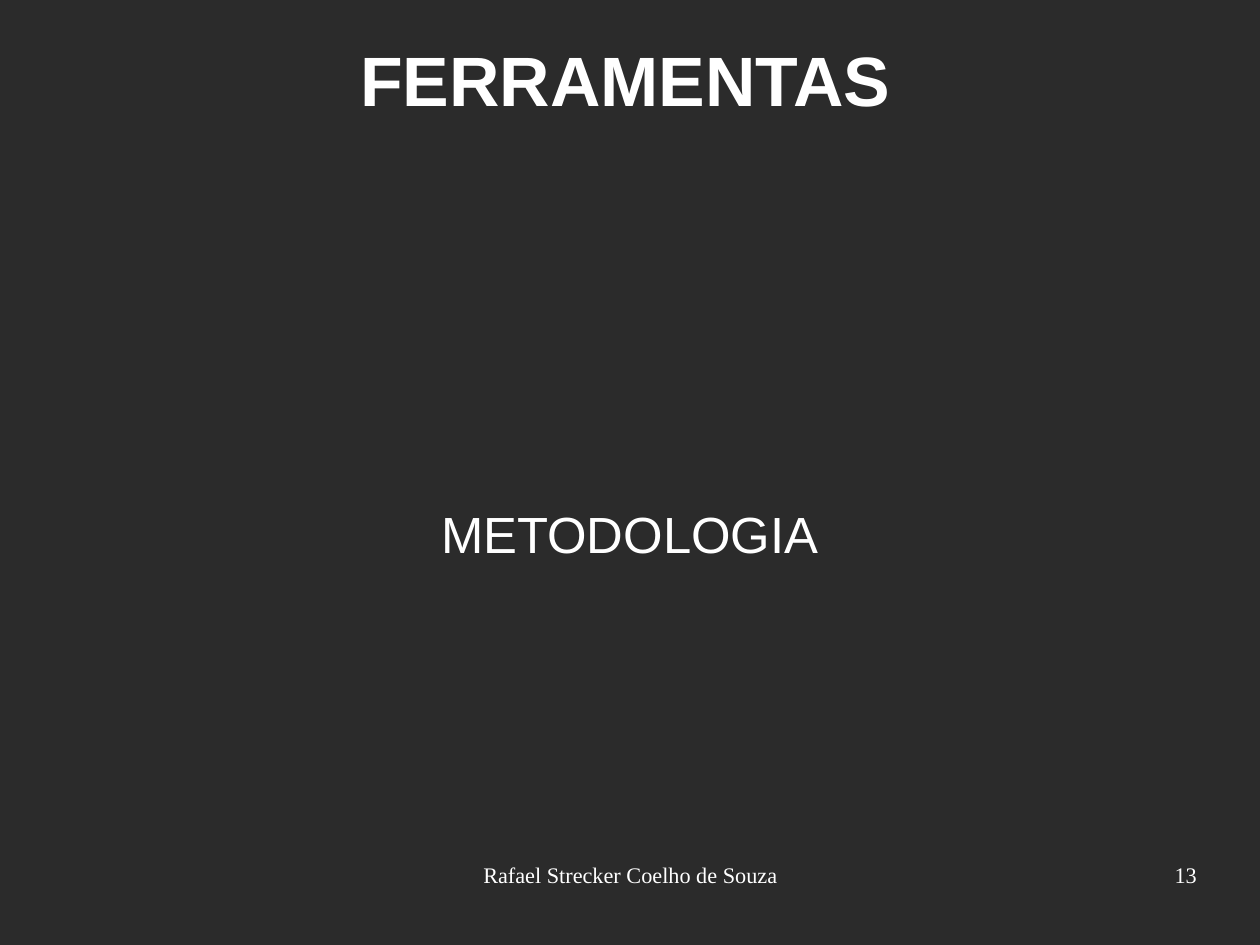
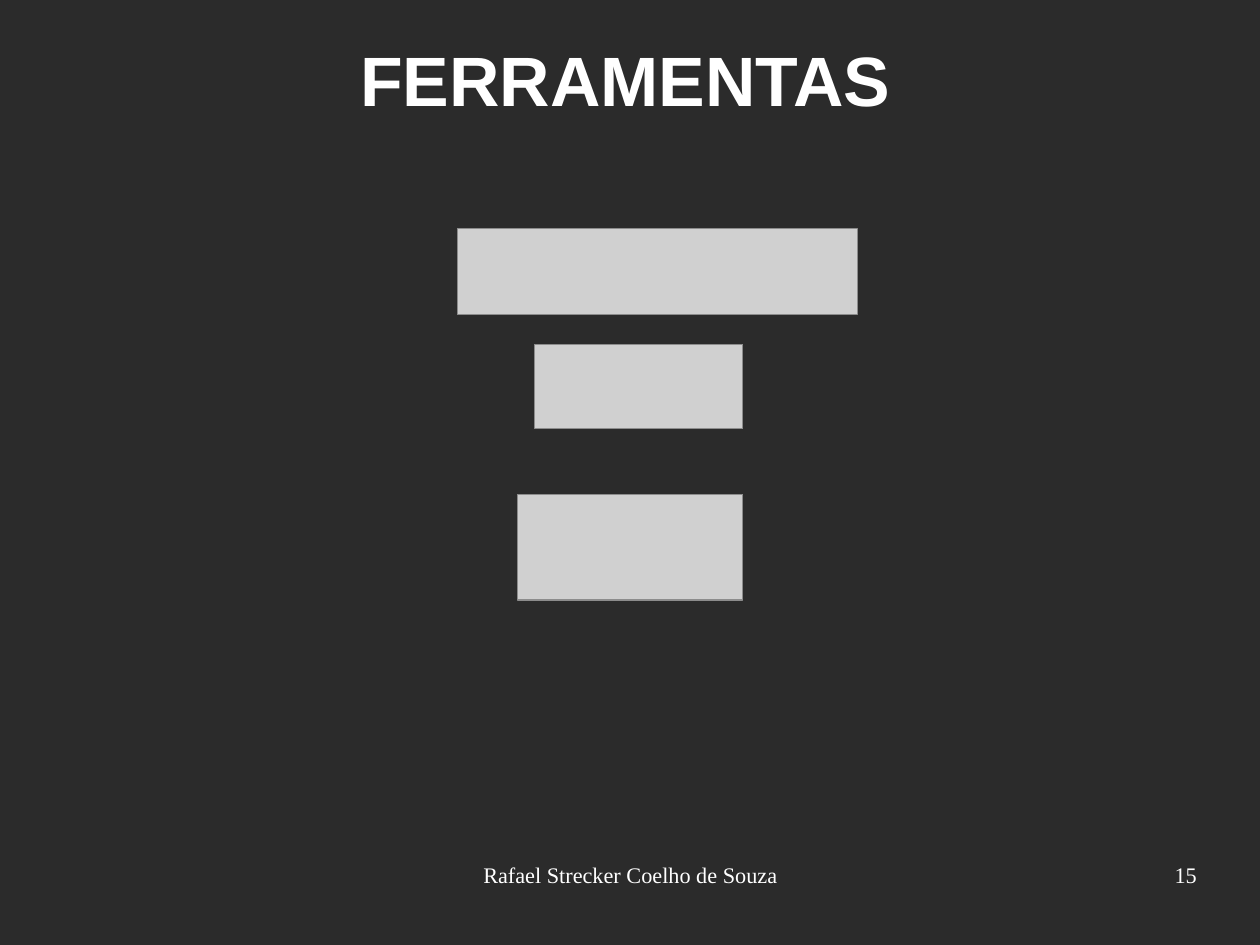
Before and after one commit to rafaelsouza/tcc, a slide deck: slide 15 of apresentacao/draft_apresentacao.odp (slide 13 before the commit). Drawn at 1260x945 pixels with LibreOffice and Linux fonts; fonts in the diff are those of the drawing; grey boxes stand for pictures; background and template pictures are left out; a plain dark background stands for a picture behind light text. Boxes give left, top, right and bottom in pixels: in the first picture for what was removed or moved away, otherwise in the second. Text is boxed around its words. In the diff, an @@ line names an element or a change of style, - is before the commit and + after.

```diff
--- a/apresentacao/draft_apresentacao.odp
+++ b/apresentacao/draft_apresentacao.odp
@@ picture added at <box>457,229,858,314</box> @@
@@ picture added at <box>535,344,743,429</box> @@
@@ picture added at <box>518,494,743,600</box> @@
@@ subtitle removed at <box>441,517,818,554</box> @@
-METODOLOGIA
@@ page number at <box>1175,868,1197,884</box>: text changed @@
-13
+15
```
Also in this commit, not shown: 10 other slides changed, 6 slides added, 9 other files.
